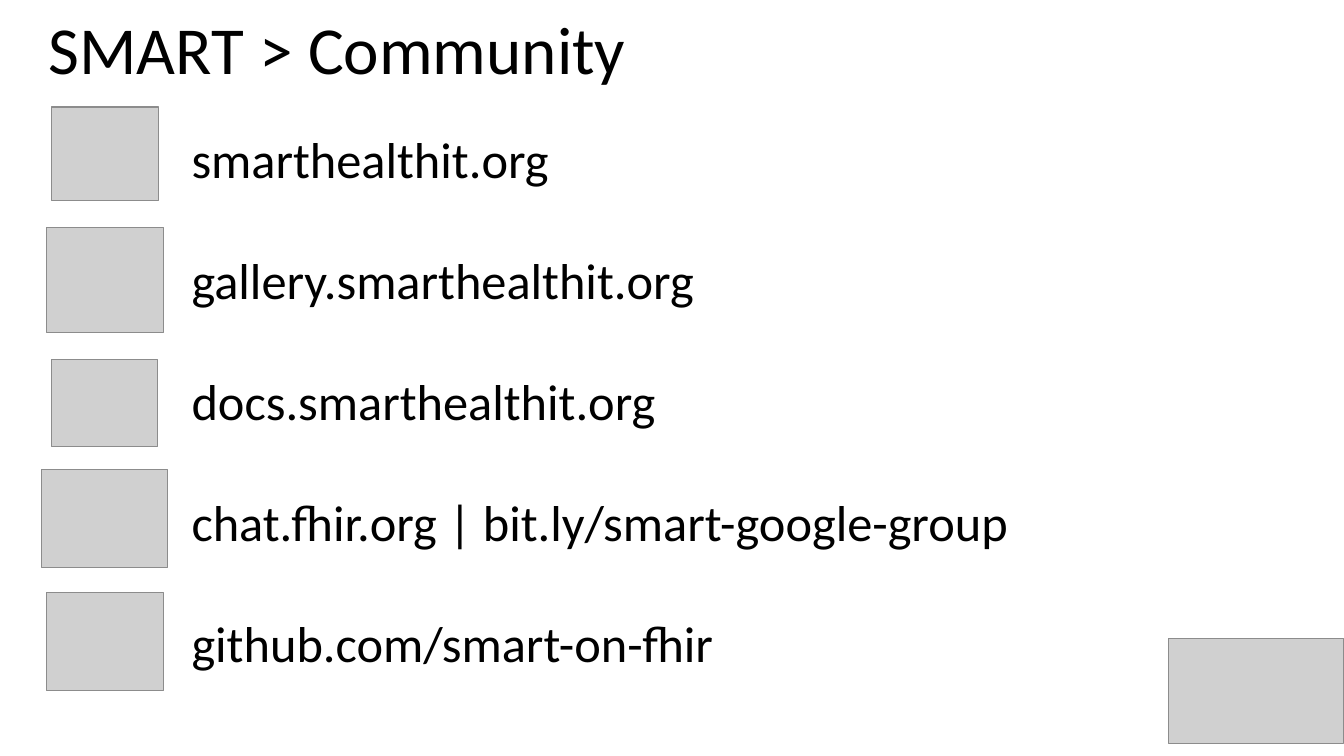
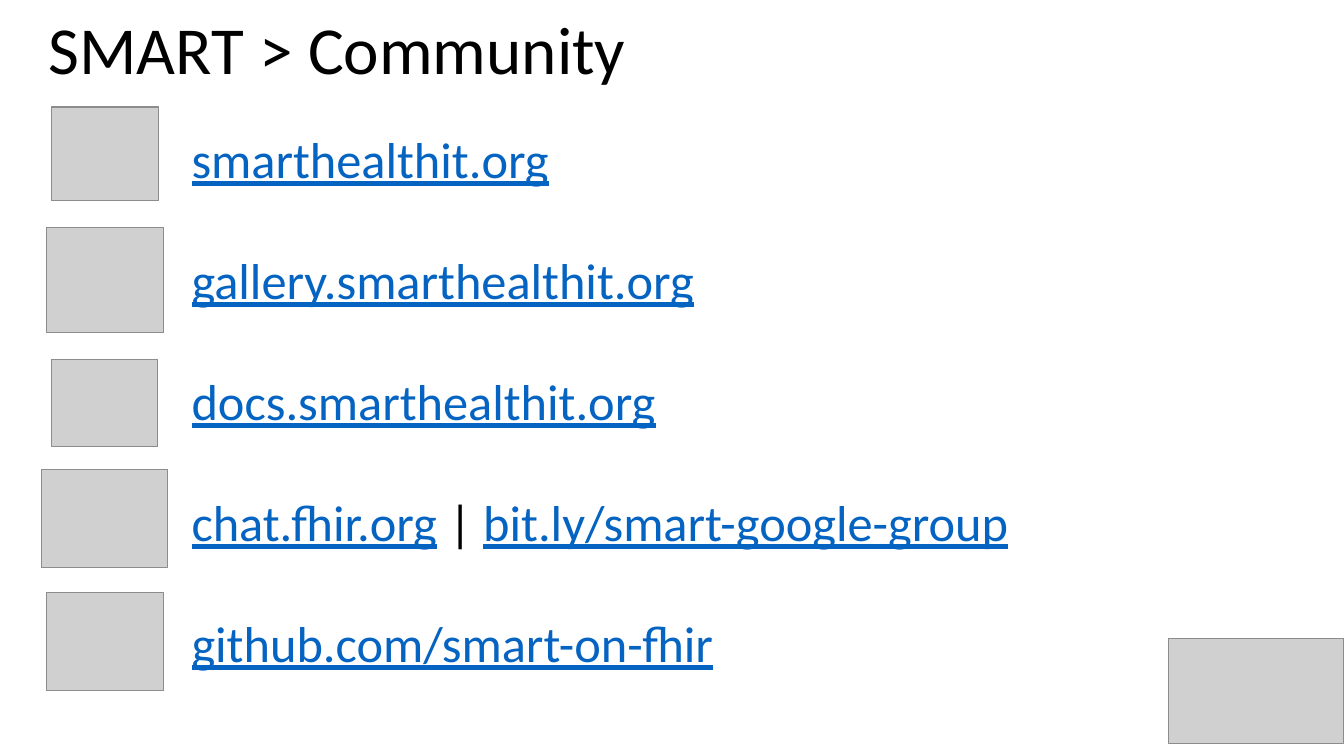
Before and after one commit to BH018364/SMART-on-FHIR-Training, a slide deck: slide 29 of SMART on FHIR Primer.pptx. Drawn at 1344x756 pixels with LibreOffice and Linux fonts; fonts in the diff are those of the drawing; grey boxes stand for pictures. Boxes give left, top, right and bottom in pixels: in the first picture for what was removed or moved away, otherwise in the second. Text is boxed around its words. In the diff, an @@ line names an element or a change of style, - is before the commit and + after.

```diff
--- a/SMART on FHIR Primer.pptx
+++ b/SMART on FHIR Primer.pptx
@@ text "smarthealthit.org" at [192,143,1008,671]: text colour #000000 to #0563C1, underline on @@
```
Also in this commit, not shown: 1 other slide changed, 1 other file.
